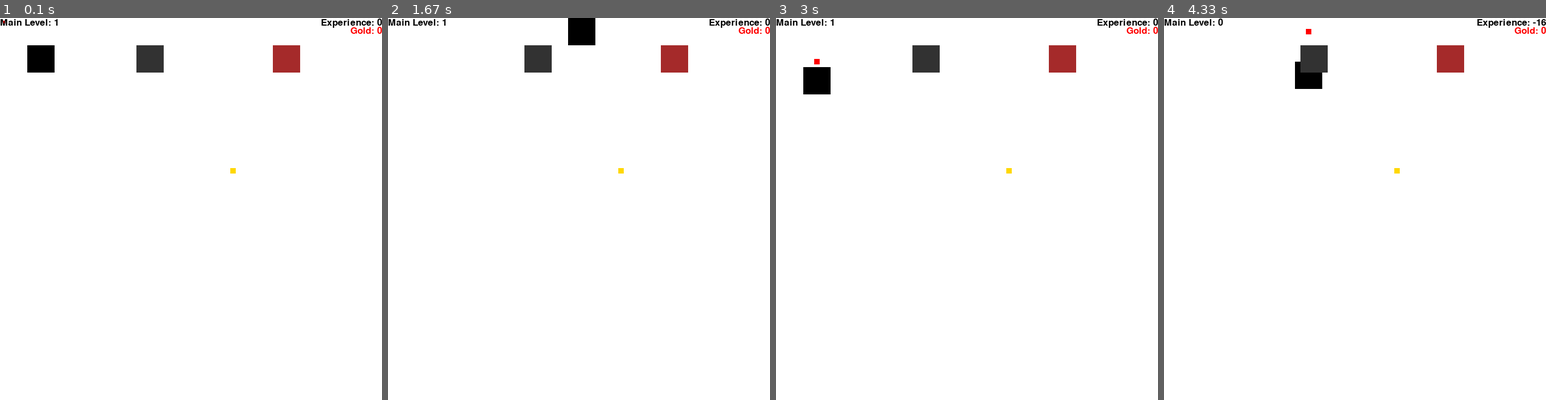
Above: before the commit, frames 1-4 (left to right).
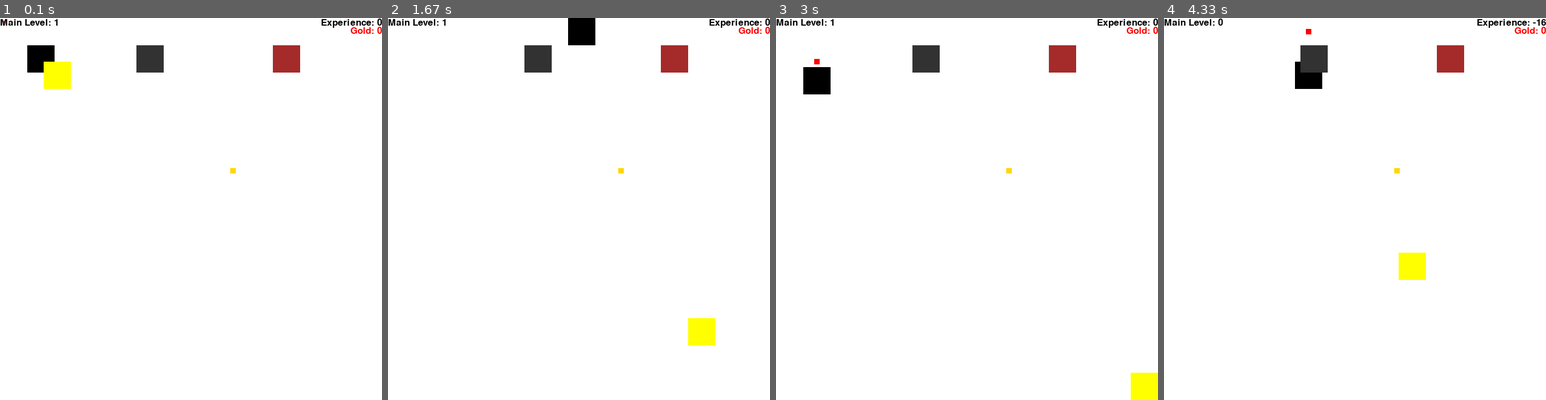
Above: after the commit, the same moments.

Repository: Kidd-buu/mmorpgPYTHON
Game: pygame game, started from pygame_2023.py
The game is run twice, just before and just after one commit, with the same random seed, the same clock (stepped at 60 frames per second) and the same inputs.
Inputs:
- Up to frame 1 (0.1 s): no input
- Up to frame 2 (1.67 s): hold Right 0.33-0.8 s; hold Up 0.83-1.13 s; tap Space at 0.9, 1.23, 1.53 s; hold Right 1.17-1.63 s
- Up to frame 3 (3 s): hold Left 1.67-2.2 s; tap Space at 1.73, 2.03, 2.3, 2.63, 2.93 s; hold Down 2.23-2.53 s; hold Left 2.57-2.97 s
- Up to frame 4 (4.33 s): hold Up 3-3.37 s; tap Space at 3.07, 3.47, 3.77, 4.13 s; hold Right 3.4-4.03 s; hold Down from 4.07 s (still down)

The runs differ from the first frame. In frame 1, 0.5% of the frame differs, in the area x 11-19%, y 11-19%; in frame 2, 0.5%; in frame 3, 0.5%; in frame 4, 0.5%.

Commit message:
Update pygame_2023.py
-added npc that randomly moves around screen

*need to update npc movement. only moving diagonal right now but i want npc to move around the screen not just diagonally'

Diff:
--- a/pygame_2023.py
+++ b/pygame_2023.py
@@ -1,5 +1,8 @@
 import pygame
 import random
+import time
+import math
+
 
 pygame.init()
 
@@ -10,6 +13,7 @@
 RED = (255, 0, 0)
 BROWN = (165, 42, 42)
 GREY = (50, 50, 50)
+YELLOW =(255, 255, 0)
 
 # Set the width and height of the screen [width, height]
 size = (700, 700)
@@ -27,6 +31,13 @@
 player = pygame.Rect(50, 50, 50, 50)
 player_hp = 100
 player_speed = 5
+
+#set up NPC
+npc = pygame.Rect(50, 50, 50, 50)
+npc_hp = 100
+npc_speed = 5
+
+
 
 # Set up the tree
 tree = pygame.Rect(500, 50, 50, 50)
@@ -54,6 +65,7 @@
 
 # Set up the font
 font = pygame.font.SysFont(None, 25)
+print("1")
 
 # -------- Main Program Loop -----------
 while not done:
@@ -61,6 +73,17 @@
     for event in pygame.event.get():
         if event.type == pygame.QUIT:
             done = True
+
+    npc.x += npc_speed
+    npc.y += npc_speed
+    if npc.right > screen.get_width() or npc.left < 0:
+        npc_speed *= -1
+        npc.x = max(0, min(npc.x, screen.get_width() - npc.width))
+    if npc.bottom > screen.get_height() or npc.top < 0:
+        npc_speed *= -1
+        npc.y = max(0, min(npc.y, screen.get_height() - npc.height))
+    if random.randint(1, 100) == 1:
+        npc_speed *= random.choice([-1, 1])
 
     # --- Game logic should go here
     keys = pygame.key.get_pressed()
@@ -134,6 +157,8 @@
     player.clamp_ip(screen.get_rect())
     tree.clamp_ip(screen.get_rect())
     rock.clamp_ip(screen.get_rect())
+    npc.clamp_ip(screen.get_rect())
+
 
 
     # --- Drawing code should go here
@@ -143,6 +168,7 @@
     pygame.draw.rect(screen, GREY, rock)
     pygame.draw.rect(screen, GOLD, coin)
     pygame.draw.rect(screen, RED, bullet)
+    pygame.draw.rect(screen, YELLOW, npc)
 
     # Draw the experience score in the top right corner of the screen
     score_text = font.render(f"Experience: {experience}", True, BLACK)
